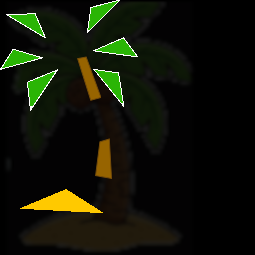
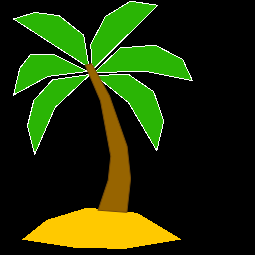
Layered file, before and after one edit (255px x 255px). Changes by layer:
removed group "Leafs" (6 layers) over [0, 0, 138, 111]
renamed "Trunk 1" to "Trunk", moved it out of group "Trunk", painted on it over [84, 63, 131, 213]
removed layer "Trunk 2" from group "Trunk" over [77, 56, 101, 101]
removed layer "island 1" over [20, 189, 103, 213]
added group "Leaves" with 6 layers above "Island" over [13, 1, 193, 155]
moved "Leaf 6" into group "Leaves", painted on it over [27, 69, 91, 155]
moved "Leaf 5" into group "Leaves", painted on it over [0, 49, 89, 96]
moved "Leaf 4" into group "Leaves", painted on it over [6, 12, 90, 68]
moved "Leaf 3" into group "Leaves", painted on it over [87, 0, 158, 70]
moved "Leaf 2" into group "Leaves", painted on it over [93, 37, 193, 81]
moved "Leaf 1" into group "Leaves", painted on it over [93, 69, 164, 151]
removed group "Trunk" (2 layers) over [77, 56, 112, 179]
added layer "Island" above "Pasted Layer" over [22, 208, 181, 249]
hid "Pasted Layer" over [3, 1, 194, 255]